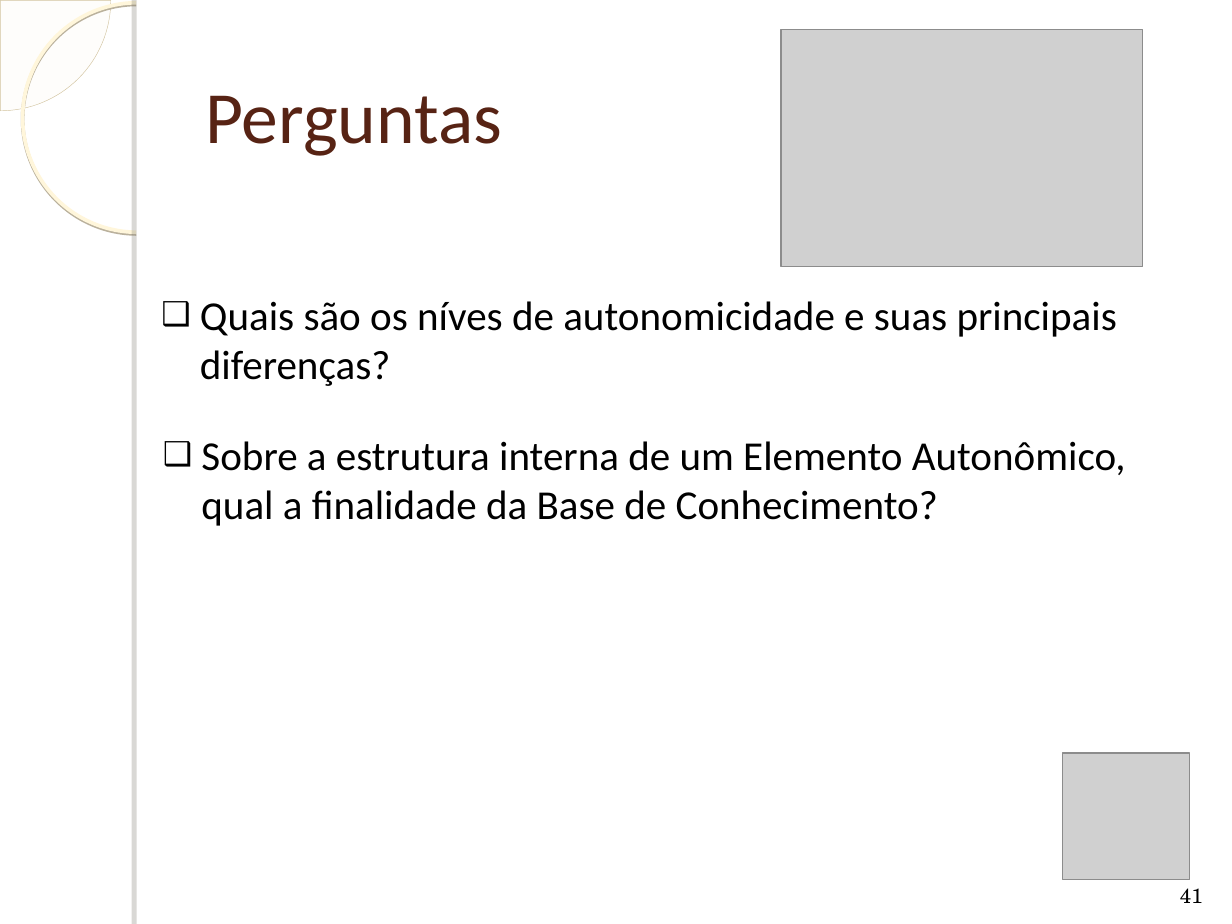
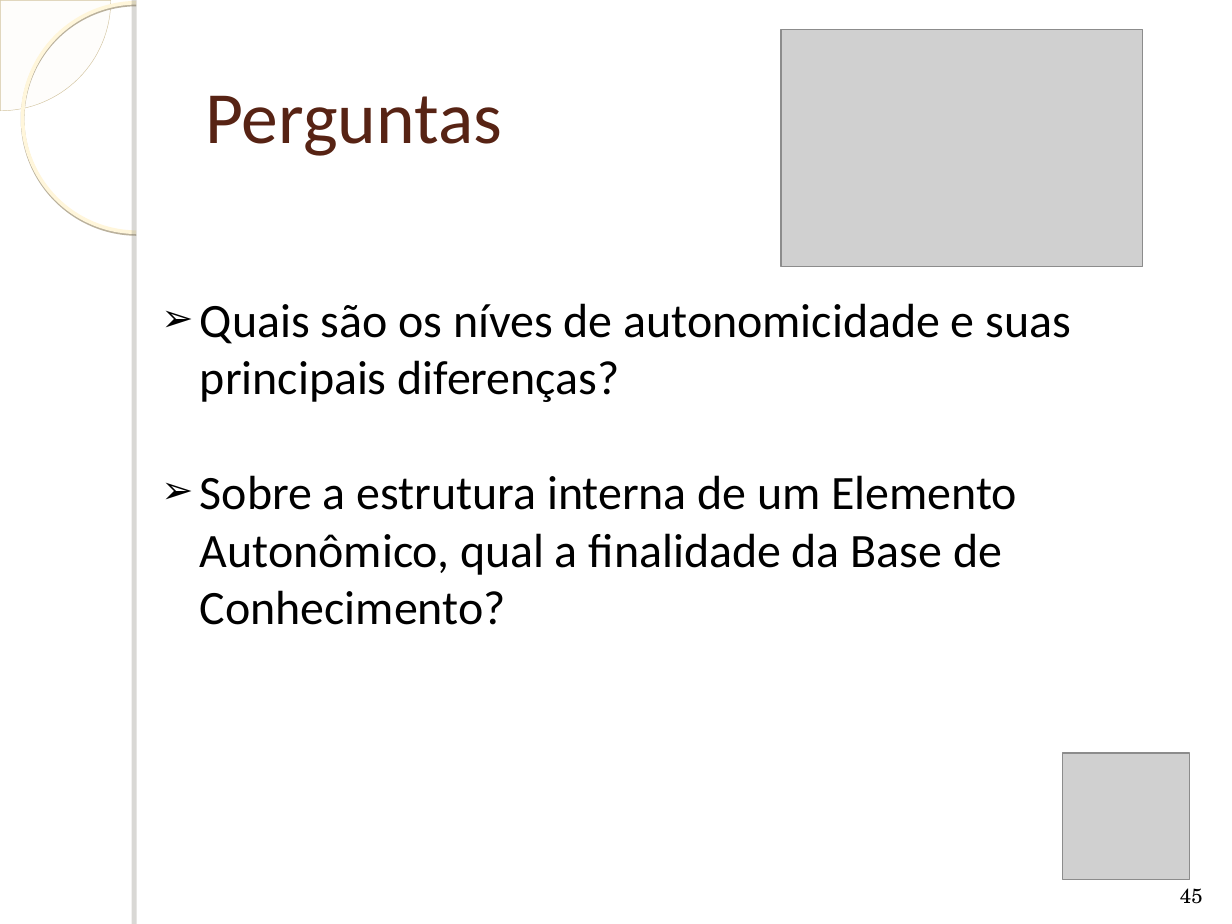
Before and after one commit to humbertogaliza/relatorio-mob655, a slide deck: slide 45 of Apresentação Redes Autonômicas.ppt (slide 41 before the commit). Drawn at 1232x924 pixels with LibreOffice and Linux fonts; fonts in the diff are those of the drawing; grey boxes stand for pictures; background and template pictures are left out. Boxes give left, top, right and bottom in pixels: in the first picture for what was removed or moved away, otherwise in the second. Text is boxed around its words. In the diff, an @@ line names an element or a change of style, - is before the commit and + after.

Commit message:
added presentation powerpoint v3

```diff
--- a/Apresentação Redes Autonômicas.ppt
+++ b/Apresentação Redes Autonômicas.ppt
@@ text "Quais são os níves de ...": place and size @@
-text "Quais são os níves de ..." at [201,441,1126,526]
+text "Quais são os níves de ..." at [200,303,1071,625]
@@ text at [200,303,1071,402]: paragraph added @@
+➢ Quais são os níves de autonomicidade e suas principais diferenças?
@@ text removed at [200,301,1117,386] @@
-❑ Quais são os níves de autonomicidade e suas principais diferenças?
@@ text at [200,475,1018,625]: size 24 to 28 pt in "Sobre a estrutura interna de um Elemento ..."; bullet ❑ to ➢ @@
@@ page number at [1180,888,1203,904]: text changed @@
-41
+45
```
Also in this commit, not shown: 5 other slides changed, 5 slides added, 1 slide removed, 1 other file.
